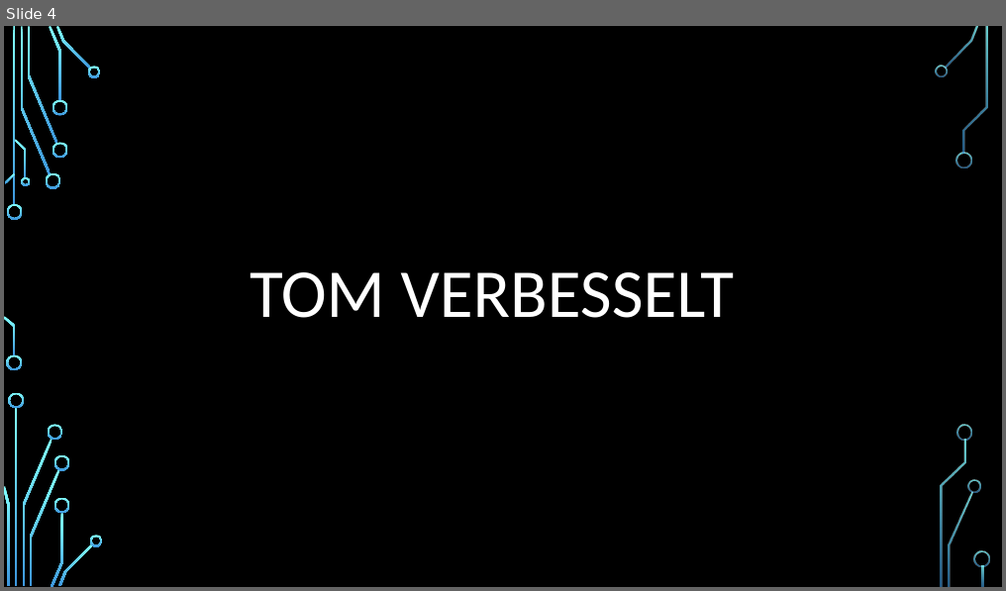
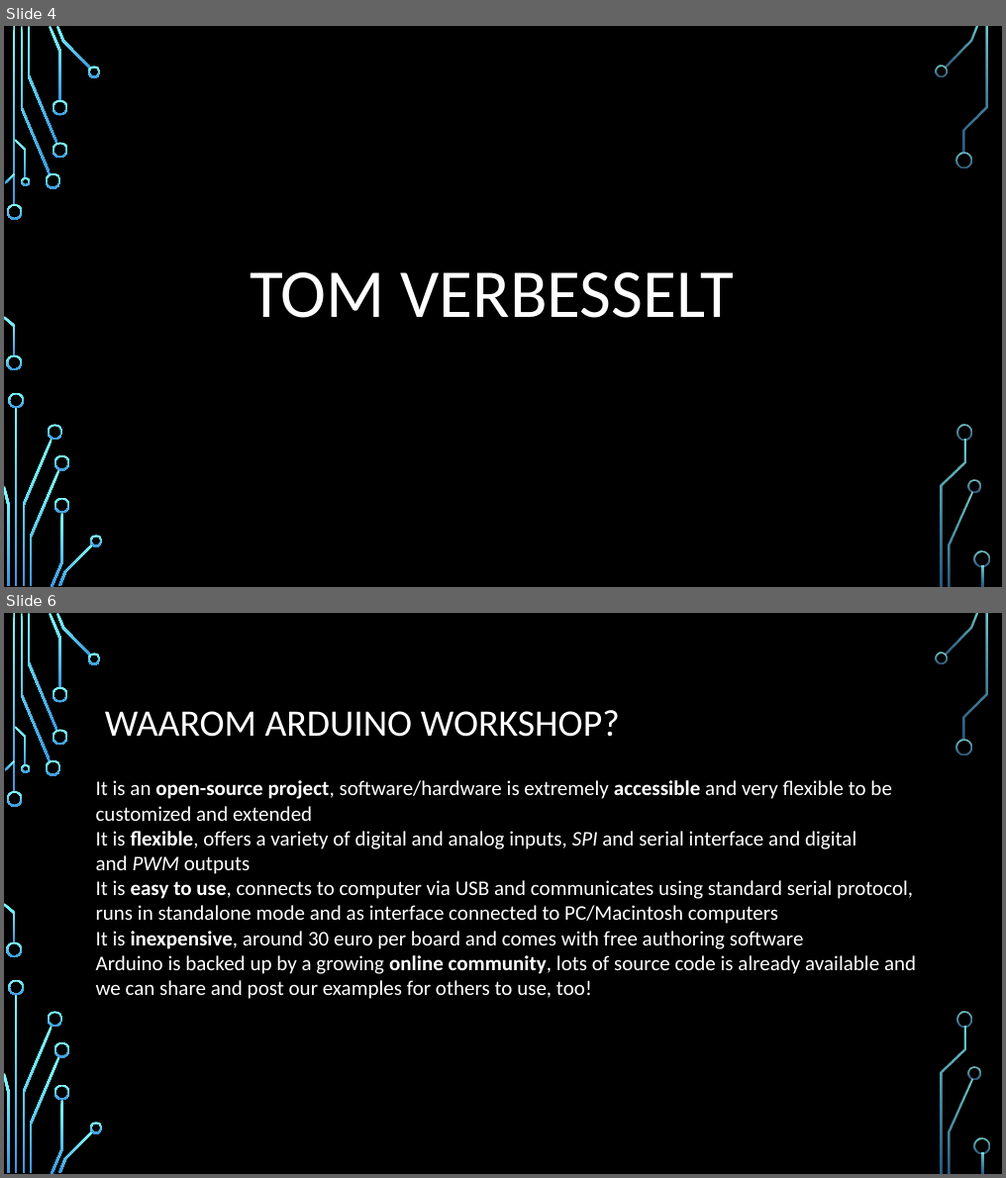
Before and after one commit to tverbesselt/workshop-Electronics-and-arduino, a slide deck: presentaties/Workshop electronics & arduino.pptx. Shown one above the other, each under a label of ours: slide 4 before the commit, slides 4 and 6 after it; the slides between them are not shown. The pictures are 1006x591 and 1006x1178 pixels, drawn with LibreOffice and Linux fonts; fonts in the diff are those of the drawing; background and template pictures are left out. Boxes give left, top, right and bottom in pixels: in the first picture for what was removed or moved away, otherwise in the second. Text is boxed around its words. In the diff, an @@ line names an element or a change of style, - is before the commit and + after.

```diff
--- a/presentaties/Workshop electronics & arduino.pptx
+++ b/presentaties/Workshop electronics & arduino.pptx
@@ slide 6 added at [4,613,1002,1174], background picture (left out); not listed: 36 template elements that a slide beside it also shows @@
@@ title added at [105,710,620,737], 36 pt, text #FFFFFF @@
+WAAROM ARDUINO WORKSHOP?
@@ text added at [96,780,916,999], 20 pt, text #FFFFFF @@
+It is an open-source project, software/hardware is extremely accessible and very flexible to be customized and extended
+It is flexible, offers a variety of digital and analog inputs, SPI and serial interface and digital and PWM outputs
+It is easy to use, connects to computer via USB and communicates using standard serial protocol, runs in standalone mode and as interface connected to PC/Macintosh computers
+It is inexpensive, around 30 euro per board and comes with free authoring software
+Arduino is backed up by a growing online community, lots of source code is already available and we can share and post our examples for others to use, too!
```
Also in this commit, not shown: 1 slide changed, 4 other slides added, 2 slides removed.
